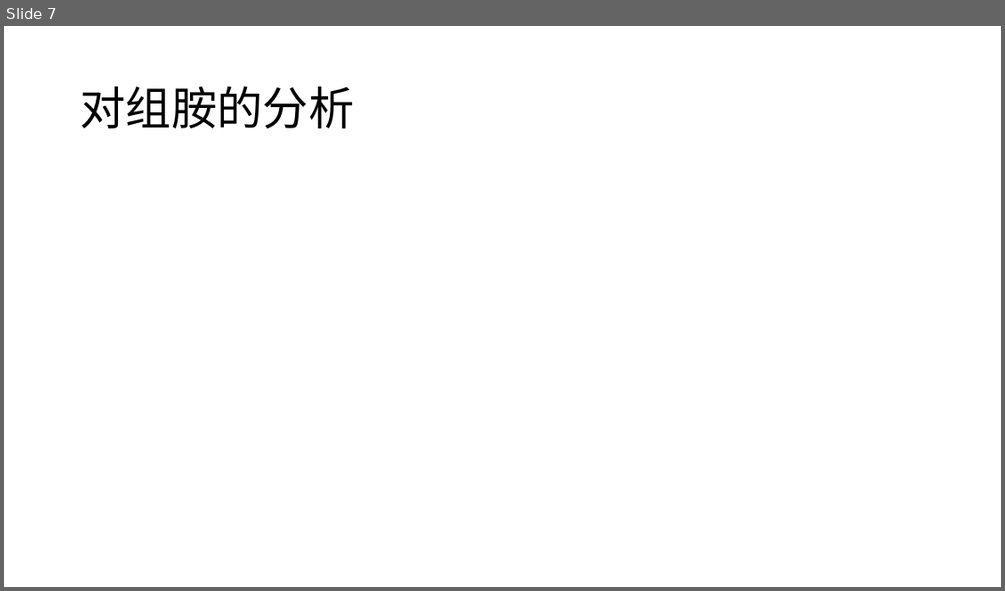
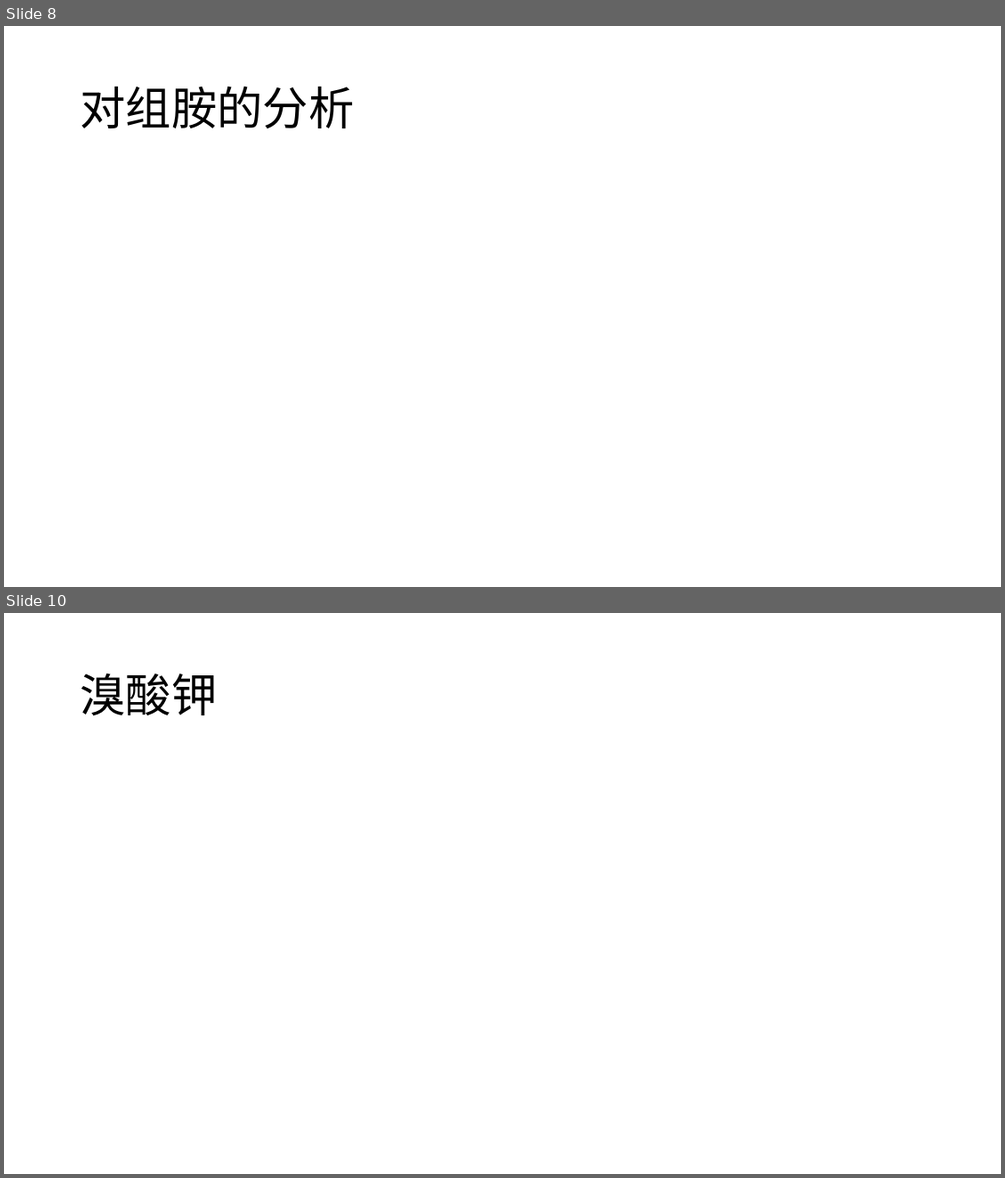
Before and after one commit to yuanjingsong/MCM_Homework, a slide deck: PreG21.pptx. Shown one above the other, each under a label of ours: slide 7 before the commit, slides 8 and 10 after it; the slides between them are not shown. The pictures are 1005x591 and 1005x1178 pixels, drawn with LibreOffice and Linux fonts; fonts in the diff are those of the drawing; grey boxes stand for pictures. Boxes give left, top, right and bottom in pixels: in the first picture for what was removed or moved away, otherwise in the second. Text is boxed around its words. In the diff, an @@ line names an element or a change of style, - is before the commit and + after.

```diff
--- a/PreG21.pptx
+++ b/PreG21.pptx
@@ slide 10 added at <box>4,613,1001,1174</box>, background #FFFFFF @@
@@ title added at <box>80,674,217,715</box>, 44 pt, text #000000 @@
+溴酸钾
@@ what was slide 7 is now slide 8 @@
```
Also in this commit, not shown: 3 slides changed, 16 other slides added, 2 other files.
